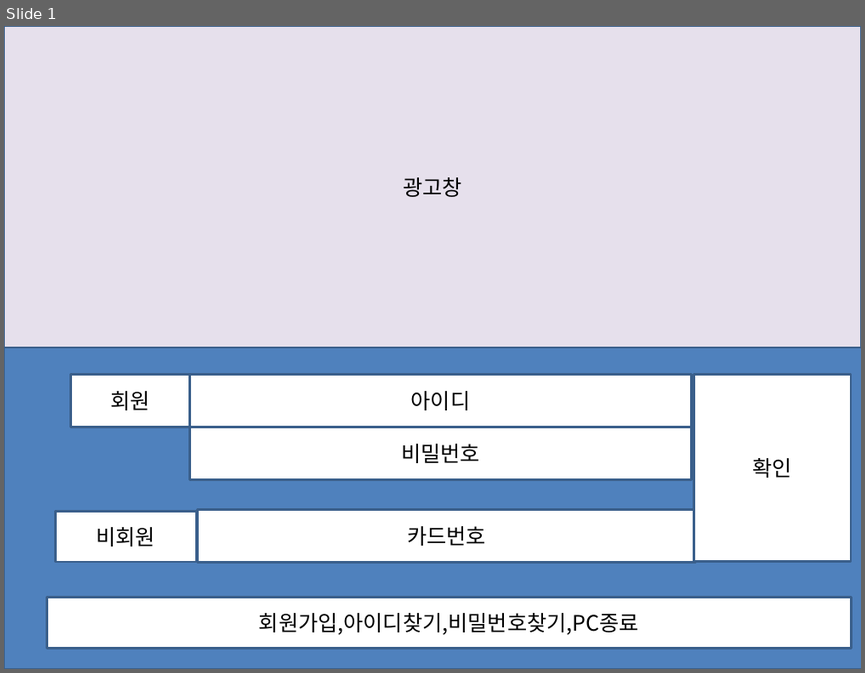
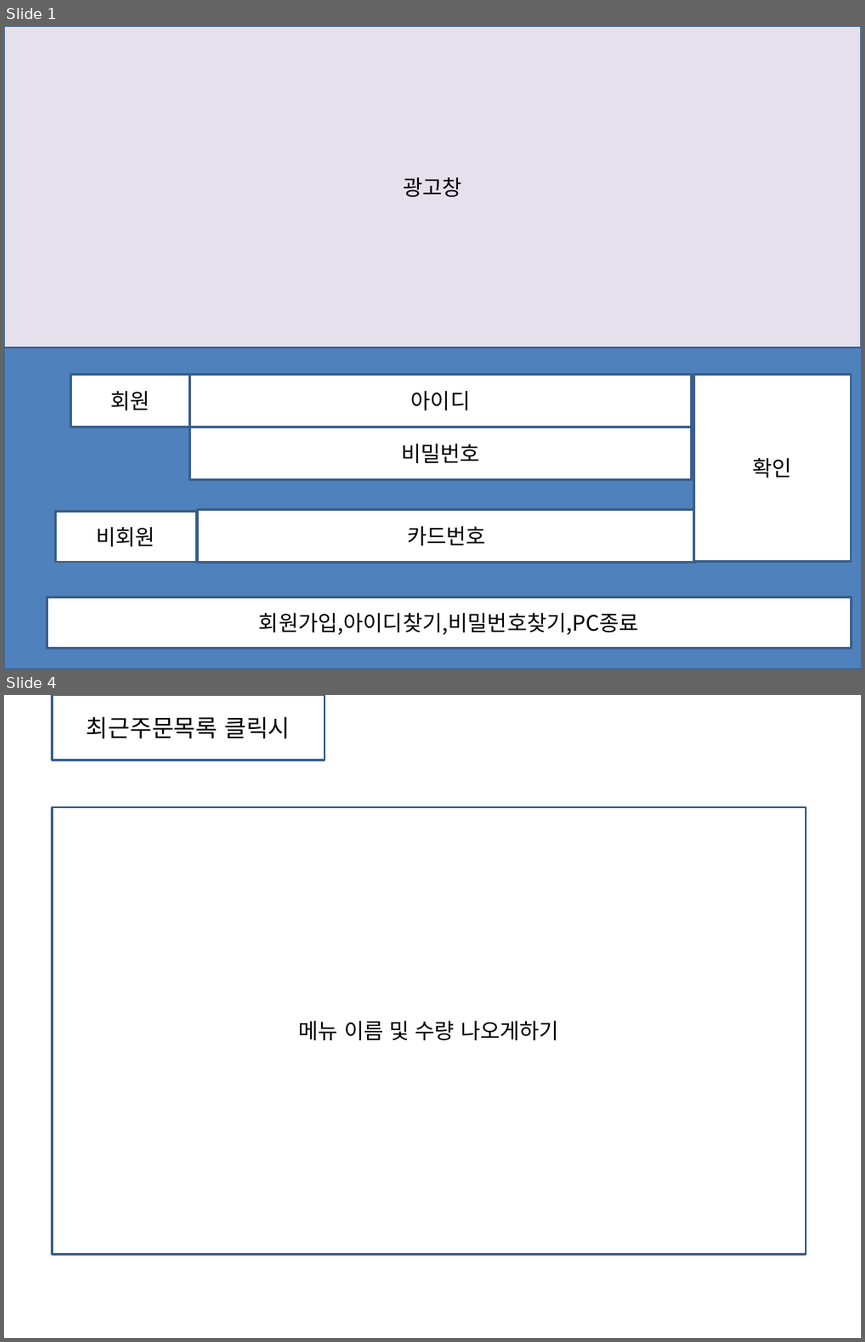
Before and after one commit to Kimmugyum/PC-menu, a slide deck: PC방 화면설계서.pptx. Shown one above the other, each under a label of ours: slide 1 before the commit, slides 1 and 4 after it; the slides between them are not shown. The pictures are 865x673 and 865x1342 pixels, drawn with LibreOffice and Linux fonts; fonts in the diff are those of the drawing. Boxes give left, top, right and bottom in pixels: in the first picture for what was removed or moved away, otherwise in the second. Text is boxed around its words. In the diff, an @@ line names an element or a change of style, - is before the commit and + after.

```diff
--- a/PC방 화면설계서.pptx
+++ b/PC방 화면설계서.pptx
@@ slide 4 added at bbox=[4, 695, 861, 1338], background #FFFFFF @@
@@ rectangle added at bbox=[52, 695, 324, 760], fill #FFFFFF, outline #3A5F8C 2 pt, 20 pt, text #000000 @@
+최근주문목록 클릭시
@@ rectangle added at bbox=[52, 807, 805, 1254], fill #FFFFFF, outline #3A5F8C 2 pt, 18 pt, text #000000 @@
+메뉴 이름 및 수량 나오게하기
```
Also in this commit, not shown: 1 slide changed, 1 other slide added, 6 other files.
